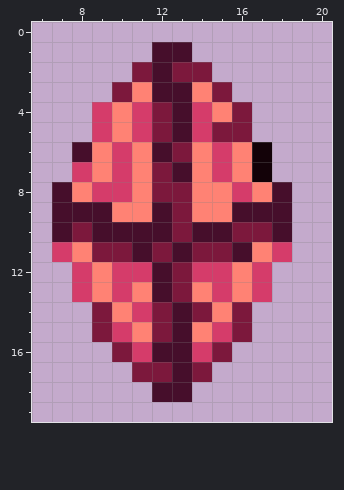
Two versions of one pixel-art sprite, game/assets/image/game/artifact_3.png. The first picture shows the starting point.
The file is 24x24 pixels. Shown: x 6..20, y 0..19.
And afterwards:
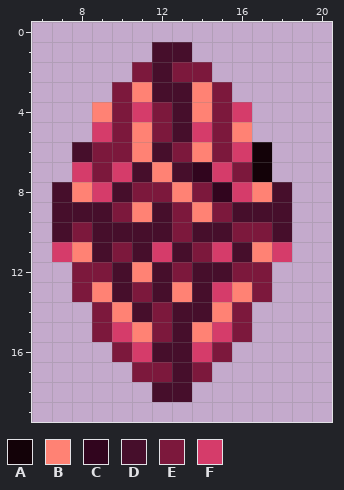
Palette (. is transparent): A #130208  B #ff8274  C #31051e  D #460e2b  E #7c183c  F #d53c6a
The edit:
Colour E gives way to colour B in row 5 at x 16; in row 7 at x 12; in row 8 at x 13; in row 13 at x 13.
Colour F gives way to colour B in row 4 at x 9 and 14; in row 5 at x 11; in row 12 at x 11.
Colour B gives way to colour C in row 7 at x 14; in row 8 at x 15.
Colour B gives way to colour D in row 7 at x 11; in row 13 at x 14.
Colour E gives way to colour D in row 11 at x 9; in row 14 at x 14.
Colour F gives way to colour D in row 8 at x 10; in row 12 at x 10 and 14 to 15; in row 13 at x 10; in row 14 at x 11.
Colour B gives way to colour E in row 4 at x 10 and 15; in row 5 at x 10; in row 6 at x 9; in row 7 at x 9 and 16; in row 8 at x 11 and 14; in row 9 at x 10 and 15.
Colour B gives way to colour E in row 12 at x 9 and 16; in row 13 at x 11.
Colour F gives way to colour E in row 6 at x 10 and 15; in rows 12 to 13 at x 8 and 17.
Colour B gives way to colour F in row 6 at x 16.
Colour E gives way to colour F in row 4 at x 16; in row 11 at x 12 and 15.
Boxes around the changes in both pictures, in picture pixels (x1, y1, x2, y2):
changed: (72, 102, 272, 322)
